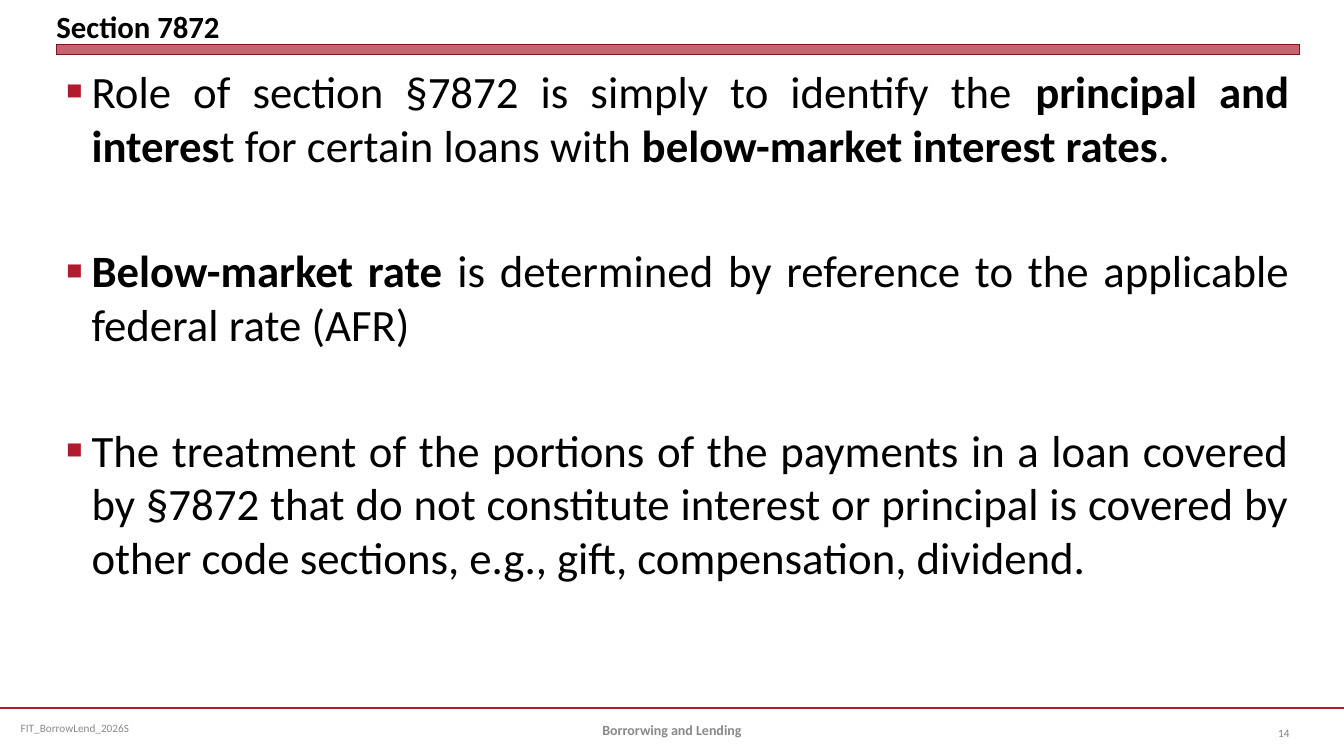
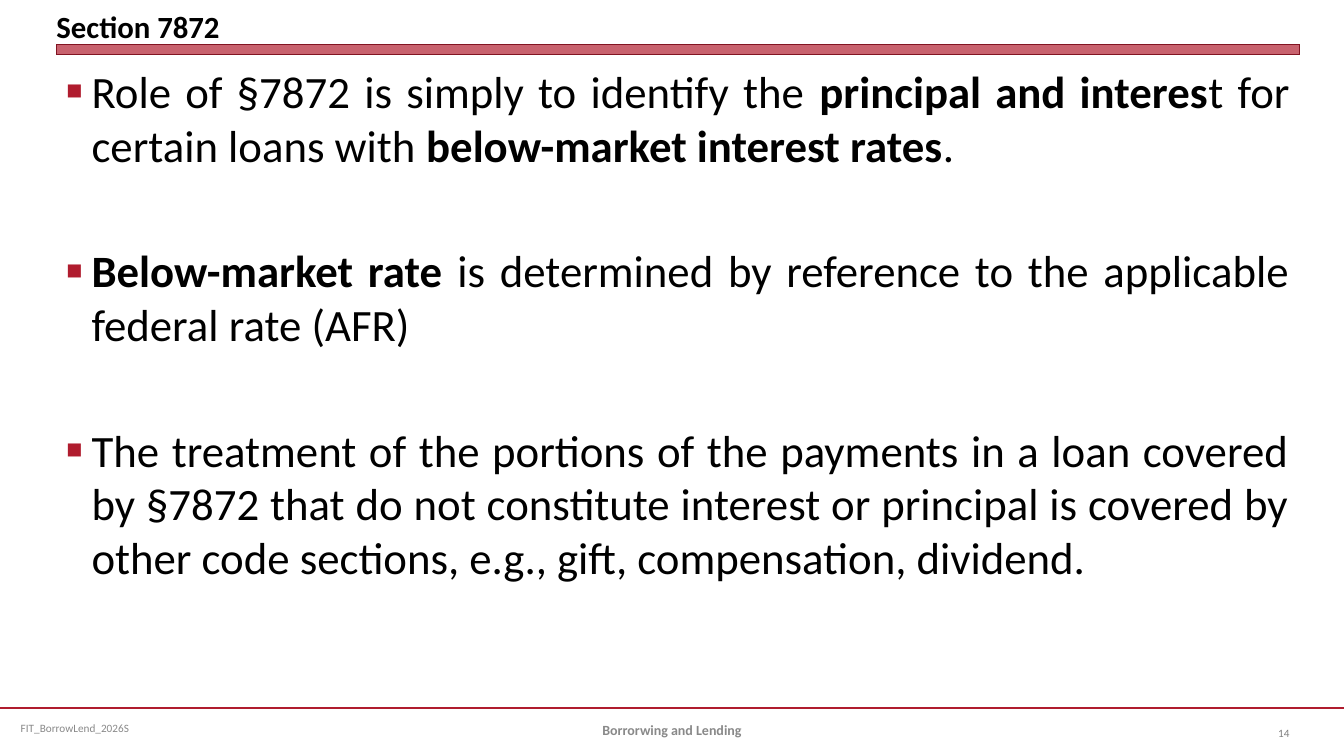
Before and after one commit to jmc877/Fed-Income-Tax, a slide deck: slide 14 of slides/FIT_BorrowLend_2026S.pptx. Drawn at 1344x756 pixels with LibreOffice and Linux fonts; fonts in the diff are those of the drawing. Boxes give left, top, right and bottom in pixels: in the first picture for what was removed or moved away, otherwise in the second. Text is boxed around its words. In the diff, an @@ line names an element or a change of style, - is before the commit and + after.

```diff
--- a/slides/FIT_BorrowLend_2026S.pptx
+++ b/slides/FIT_BorrowLend_2026S.pptx
@@ text at (92,76,1290,163): text changed @@
-■ Role of section §7872 is simply to identify the principal and interest for certain loans with below-market interest rates.
+■ Role of §7872 is simply to identify the principal and interest for certain loans with below-market interest rates.
```
Also in this commit, not shown: 2 other slides changed, 1 slide added.
